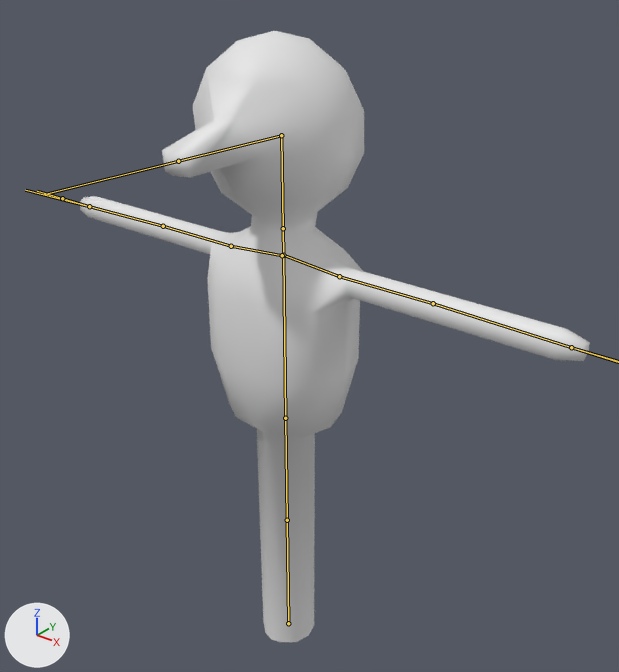
The FBX model Assets/Models/BarMan.fbx as it was, and as the next commit left it.
Camera for both pictures: a camera (50 mm lens) standing at (1.221, -1.429, 1.836) and looking at (0.108, -0.039, 0.973). Arrows for +X, +Y and +Z are at lower left; the lights stay in place. The bones that bend it are drawn over the model as lines.
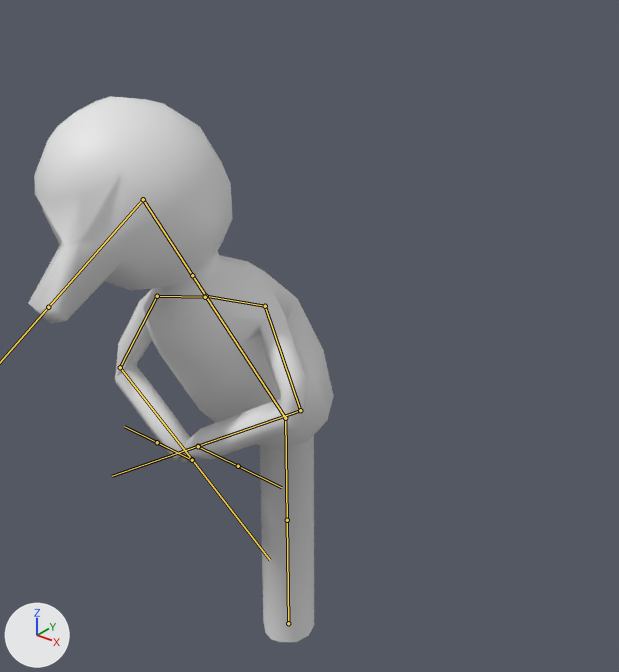
Commit message: Pouring Animation

The newer file adds an action. The first version stands in its rest pose; the second is drawn at frame 46 of the action 'Armature|Pouring'.

What the commit changed:
Bone 'Bone.001' (bone_bone_001) turns from (0, 0, 0) to (7, 7, -26) degrees about its own x, y and z.
Bone 'Bone.006' (bone_bone_006) turns from (0, 0, 0) to (-32, -15, -42) degrees about its own x, y and z.
Bone 'Bone.007' (bone_bone_007) turns from (0, 0, 0) to (-54, -35, -62) degrees about its own x, y and z.
Bone 'Bone.009' (bone_bone_009) turns from (0, 0, 0) to (29, -10, 40) degrees about its own x, y and z.
Bone 'Bone.010' (bone_bone_010) turns from (0, 0, 0) to (65, 25, -38) degrees about its own x, y and z.
Bone 'R.IK' (bone_r_ik) moves from (0.0, 0.0, 0.0) to (-0.26, -0.636, -0.441).

Pixel boxes [x1, y1, x2, y2] of what changed, in the pictures (619 x 672 px):
'Sphere', posed (40% narrower, 11% shorter): before [80, 31, 590, 642]; after [28, 96, 334, 642]
bone 'Bone.001', root to tip: before (285, 418) to (283, 255); after (285, 418) to (206, 296)
bone 'Bone.006', root to tip: before (339, 276) to (433, 303); after (265, 306) to (300, 410)
bone 'Bone.007', root to tip: before (433, 303) to (571, 347); after (300, 410) to (198, 446)
bone 'Bone.009', root to tip: before (231, 246) to (163, 226); after (157, 296) to (120, 367)
bone 'Bone.010', root to tip: before (163, 226) to (89, 206); after (120, 367) to (192, 459)
bone 'R.IK', root to tip: before (89, 206) to (62, 198); after (192, 460) to (157, 442)
